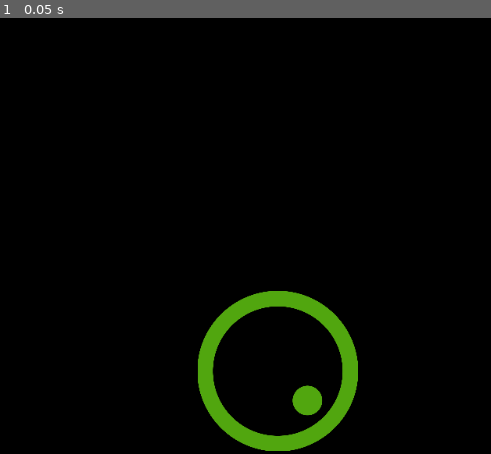
Above: before the commit, frame 1.
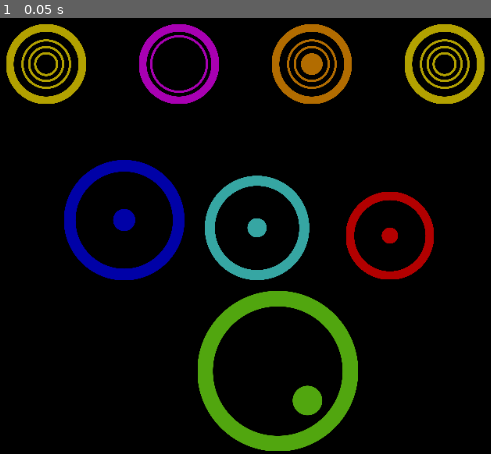
Above: after the commit, the same moment.

Repository: ccmorataya/gd_drum_machine
Game: Godot game, scene res://scenes/root.tscn
The game is run twice, just before and just after one commit, with the same random seed, the same clock (stepped at 60 frames per second) and the same inputs. The project has no main scene, so this scene is started directly.
Inputs:
- Up to frame 1 (0.05 s): no input

The runs differ from the first frame. In frame 1, 10% of the frame differs, in the area x 1-99%, y 1-61%.

Commit message:
Add other instruments

Diff:
--- a/scenes/root.tscn
+++ b/scenes/root.tscn
@@ -2,12 +2,60 @@
 
 [ext_resource path="res://scripts/root.gd" type="Script" id=1]
 [ext_resource path="res://sprites/drum_bass.svg" type="Texture" id=2]
+[ext_resource path="res://sprites/cymbal.svg" type="Texture" id=3]
+[ext_resource path="res://sprites/snare.svg" type="Texture" id=4]
+[ext_resource path="res://sprites/splash.svg" type="Texture" id=5]
+[ext_resource path="res://sprites/tom_hi.svg" type="Texture" id=6]
+[ext_resource path="res://sprites/tom_lo.svg" type="Texture" id=7]
+[ext_resource path="res://sprites/tom_mid.svg" type="Texture" id=8]
 
 [node name="root" type="Node2D"]
 script = ExtResource( 1 )
 
-[node name="spr_red_pad" type="Sprite" parent="."]
+[node name="spr_drum_bass" type="Sprite" parent="."]
 modulate = Color( 1, 1, 1, 0.7 )
 position = Vector2( 496.629, 493.455 )
 scale = Vector2( 0.2, 0.2 )
 texture = ExtResource( 2 )
+
+[node name="spr_tom_hi" type="Sprite" parent="."]
+modulate = Color( 1, 1, 1, 0.7 )
+position = Vector2( 300, 300 )
+scale = Vector2( 0.15, 0.15 )
+texture = ExtResource( 6 )
+
+[node name="spr_tom_mid" type="Sprite" parent="."]
+modulate = Color( 1, 1, 1, 0.7 )
+position = Vector2( 470, 310 )
+scale = Vector2( 0.13, 0.13 )
+texture = ExtResource( 8 )
+
+[node name="spr_tom_lo" type="Sprite" parent="."]
+modulate = Color( 1, 1, 1, 0.7 )
+position = Vector2( 640, 320 )
+scale = Vector2( 0.11, 0.11 )
+texture = ExtResource( 7 )
+
+[node name="spr_cymbal_ho" type="Sprite" parent="."]
+modulate = Color( 1, 1, 1, 0.7 )
+position = Vector2( 200, 100 )
+scale = Vector2( 0.10, 0.10 )
+texture = ExtResource( 3 )
+
+[node name="spr_snare" type="Sprite" parent="."]
+modulate = Color( 1, 1, 1, 0.7 )
+position = Vector2( 370, 100 )
+scale = Vector2( 0.10, 0.10 )
+texture = ExtResource( 4 )
+
+[node name="spr_splash" type="Sprite" parent="."]
+modulate = Color( 1, 1, 1, 0.7 )
+position = Vector2( 540, 100 )
+scale = Vector2( 0.10, 0.10 )
+texture = ExtResource( 5 )
+
+[node name="spr_cymbal_oc" type="Sprite" parent="."]
+modulate = Color( 1, 1, 1, 0.7 )
+position = Vector2( 710, 100 )
+scale = Vector2( 0.10, 0.10 )
+texture = ExtResource( 3 )
--- a/scripts/root.gd
+++ b/scripts/root.gd
@@ -22,6 +22,8 @@
 var roll = load("res://sounds/drum_roll.wav")
 
 func _ready():
+	print(get_viewport().size.x)
+	print(get_viewport().size.y)
 	pass
 
 func _input(event):
@@ -29,42 +31,49 @@
 	add_child(music)
 	if event is InputEventKey and event.pressed:
 		if event.scancode == KEY_SPACE:
-			$spr_red_pad.modulate.a = 1
+			$spr_drum_bass.modulate.a = 1
 			if event.shift:
 				set_instrument(bass_hard, music)
 			else:
 				set_instrument(bass_soft, music)
 		if event.scancode == KEY_S:
+			$spr_cymbal_ho.modulate.a = 1
 			if event.shift:
 				set_instrument(cymbal_hard, music)
 			else:
 				set_instrument(cymbal_soft, music)
 		if event.scancode == KEY_L:
+			$spr_cymbal_oc.modulate.a = 1
 			if event.shift:
 				set_instrument(cymbal_open, music)
 			else:
 				set_instrument(cymbal_closed, music)
 		if event.scancode == KEY_K:
+			$spr_snare.modulate.a = 1
 			if event.shift:
 				set_instrument(snare_hard, music)
 			else:
 				set_instrument(snare_soft, music)
 		if event.scancode == KEY_A:
+			$spr_splash.modulate.a = 1
 			if event.shift:
 				set_instrument(splash_hard, music)
 			else:
 				set_instrument(splash_soft, music)
 		if event.scancode == KEY_F:
+			$spr_tom_hi.modulate.a = 1
 			if event.shift:
 				set_instrument(tom_hi_hard, music)
 			else:
 				set_instrument(tom_hi_soft, music)
 		if event.scancode == KEY_J:
+			$spr_tom_lo.modulate.a = 1
 			if event.shift:
 				set_instrument(tom_lo_hard, music)
 			else:
 				set_instrument(tom_lo_soft, music)
 		if event.scancode == KEY_D:
+			$spr_tom_mid.modulate.a = 1
 			if event.shift:
 				set_instrument(tom_mid_hard, music)
 			else:
@@ -79,7 +88,14 @@
 			set_instrument(roll, music)
 		music.play()
 	else:
-		$spr_red_pad.modulate.a = 0.7
+		$spr_drum_bass.modulate.a = 0.7
+		$spr_tom_hi.modulate.a = 0.7
+		$spr_tom_mid.modulate.a = 0.7
+		$spr_tom_lo.modulate.a = 0.7
+		$spr_cymbal_ho.modulate.a = 0.7
+		$spr_cymbal_oc.modulate.a = 0.7
+		$spr_snare.modulate.a = 0.7
+		$spr_splash.modulate.a = 0.7
 
 func set_instrument(instrument, audio_stream_player):
 	audio_stream_player.set_stream(instrument)
